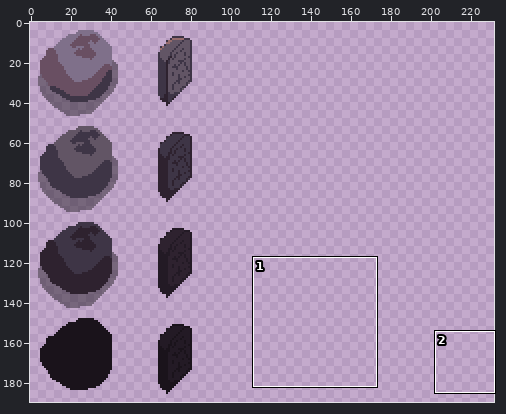
Sprite sheet: bleed-client/images/objects-48.png. The first picture is a wide view before the edit; the outline marks the close-up.
Close-up. The starting point:
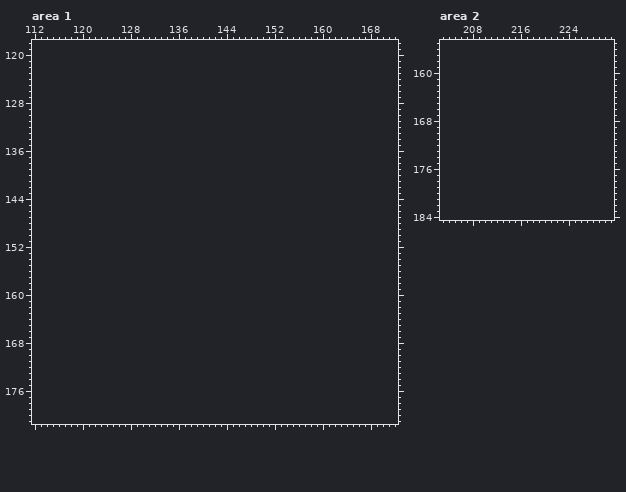
The file is 96x192 pixels. Colours within 5 levels of each other are drawn and written as one. Shown: area 1: x 112..172, y 118..181; area 2: x 203..231, y 155..184. The old version is drawn lined up with the new one, on the new canvas. The wide view leaves out empty margins. The commit also changed other parts of the picture, which this record leaves out.
Now the later version:
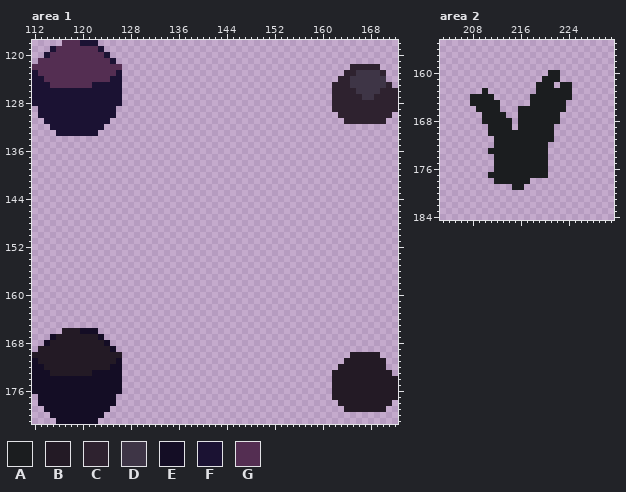
Palette (. is transparent): A #1b1d1f  B #231a25  C #2e222f  D #3e3546  E #140d25  F #1b1233  G #542e52
The exact change:
canvas 96x192 -> 240x192
Area 1:
y 118: x 117..122 ...... -> GGGFFF
y 119: x 115..123 ......... -> FGGGGGGGF
y 120: x 114..124 ........... -> FGGGGGGGGGF
y 121: x 113..125 ............. -> GGGGGGGGGGGGF
y 122: x 112..126 ............... -> GGGGGGGGGGGGGGG; x 165..169 ..... -> CCCCC
y 123: x 112..126 ............... -> FGGGGGGGGGGGGGF; x 164..170 ....... -> CCDDDDC
y 124: x 112..126 ............... -> FFGGGGGGGGGGGFF; x 163..170 ........ -> CCDDDDDD
y 125: x 112..126 ............... -> FFFGGGGGGGFFFFF; x 162..171 .......... -> CCCDDDDDDC
y 126: x 112..126 ............... -> FFFFFFFFFFFFFFF; x 162..172 ........... -> CCCCDDDDCCC
y 127: x 112..126 ............... -> FFFFFFFFFFFFFFF; x 162..172 ........... -> CCCCCDDCCCC
y 128: x 112..126 ............... -> FFFFFFFFFFFFFFF; x 162..172 ........... -> CCCCCCCCCCC
y 129: x 113..125 ............. -> FFFFFFFFFFFFF; x 162..172 ........... -> CCCCCCCCCCC
y 130: x 113..125 ............. -> FFFFFFFFFFFFF; x 163..171 ......... -> CCCCCCCCC
y 131: x 114..124 ........... -> FFFFFFFFFFF; x 164..170 ....... -> CCCCCCC
y 132: x 115..123 ......... -> FFFFFFFFF
y 133: x 116..122 ....... -> FFFFFFF
y 166: x 117..122 ...... -> BBBEEE
y 167: x 115..123 ......... -> EBBBBBBBE
y 168: x 114..124 ........... -> EBBBBBBBBBE
y 169: x 113..125 ............. -> BBBBBBBBBBBBE
y 170: x 112..126 ............... -> BBBBBBBBBBBBBBB; x 165..169 ..... -> BBBBB
y 171: x 112..126 ............... -> EBBBBBBBBBBBBBE; x 164..170 ....... -> BBBBBBB
y 172: x 112..126 ............... -> EEBBBBBBBBBBBEE; x 163..170 ........ -> BBBBBBBB
y 173: x 112..126 ............... -> EEEBBBBBBBEEEEE; x 162..171 .......... -> BBBBBBBBBB
y 174..176: x 112..126 ............... -> EEEEEEEEEEEEEEE; x 162..172 ........... -> BBBBBBBBBBB
y 177: x 113..125 ............. -> EEEEEEEEEEEEE; x 162..172 ........... -> BBBBBBBBBBB
y 178: x 113..125 ............. -> EEEEEEEEEEEEE; x 163..171 ......... -> BBBBBBBBB
y 179: x 114..124 ........... -> EEEEEEEEEEE; x 164..170 ....... -> BBBBBBB
y 180: x 115..123 ......... -> EEEEEEEEE
y 181: x 116..122 ....... -> EEEEEEE
Area 2:
y 160: x 221..222 .. -> AA
y 161: x 220..222 ... -> AAA
y 162: x 219..221 ... -> AAA; x 223..224 .. -> AA
y 163: x 210 . -> A; x 219..224 ...... -> AAAAAA
y 164: x 208..211 .... -> AAAA; x 218..224 ....... -> AAAAAAA
y 165: x 208..212 ..... -> AAAAA; x 218..223 ...... -> AAAAAA
y 166: x 209..212 .... -> AAAA; x 216..223 ........ -> AAAAAAAA
y 167: x 210..213 .... -> AAAA; x 216..222 ....... -> AAAAAAA
y 168: x 210..214 ..... -> AAAAA; x 216..222 ....... -> AAAAAAA
y 169: x 211..214 .... -> AAAA; x 216..221 ...... -> AAAAAA
y 170: x 211..221 ........... -> AAAAAAAAAAA
y 171: x 212..221 .......... -> AAAAAAAAAA
y 172: x 212..220 ......... -> AAAAAAAAA
y 173: x 211..220 .......... -> AAAAAAAAAA
y 174..176: x 212..220 ......... -> AAAAAAAAA
y 177: x 211..220 .......... -> AAAAAAAAAA
y 178: x 212..217 ...... -> AAAAAA
y 179: x 215..216 .. -> AA
Boxes around the changes in both close-ups, in picture pixels (x1, y1, x2, y2):
added: (32, 40, 122, 136)
added: (332, 64, 398, 124)
added: (32, 328, 122, 424)
added: (332, 352, 398, 412)
added: (470, 70, 572, 190)
